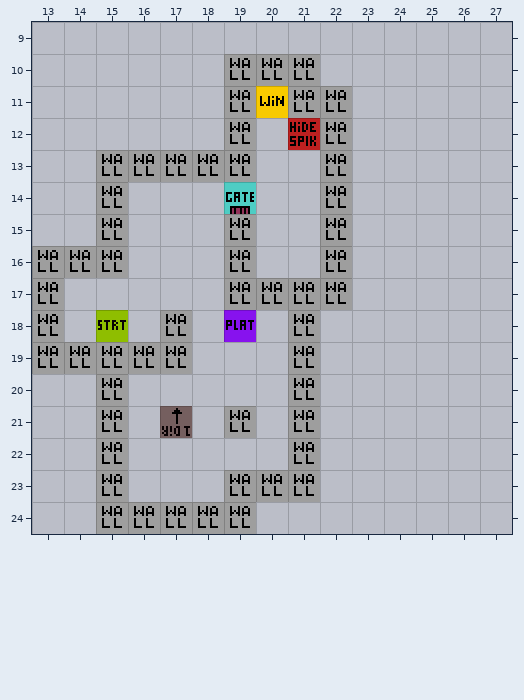
Two states of a Tiled map, assets/maps/chapters/Cave01/Cave01_Level03.tmx. The picture above was drawn from the file before the commit.
Cells are 16x16 px. Shown: x 13..27, y 9..24.
The result:
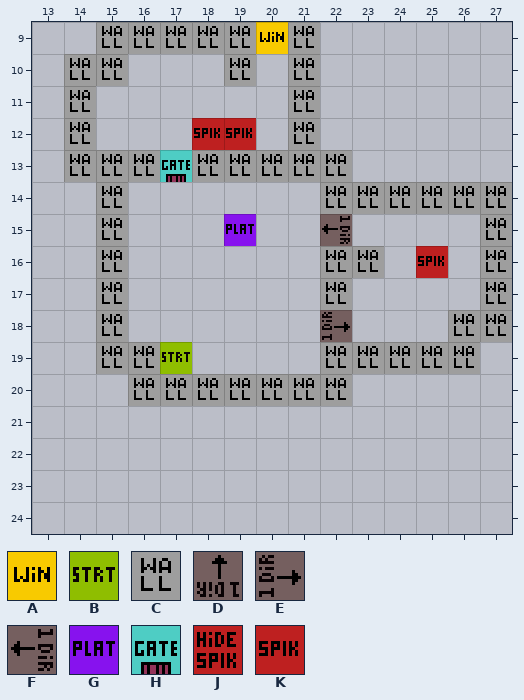
Key: from "GameplayTileset": A 0, B 1, C 2, D 3 turned 180, E 3 turned 270, F 3 turned 90, G 9, H 11, J 13, K 16.
_ is an empty cell.
Tiles replaced or removed in this view: A, B, C, D, G, H, J.
Edits made:
Changed rows in their new state; . is an unchanged cell.
Layer "Gameplay":
first column x 13:
 9 ..CCCCCAC......
10 .CC...._.......
11 .C....__._.....
12 .C...KK.C_.....
13 .C..H..CC......
14 ......_...CCCCC
15 ......G..F....C
16 __...._...C.K.C
17 _.C...___.....C
18 _.C._._._E...CC
19 __..B..._CCCCC.
20 .._CCCCC.C.....
21 .._._._._......
22 .._....._......
23 .._...___......
24 .._____........
Where, in picture pixels (left, top, right, bottom), the same in both pictures:
changed: (32, 22, 512, 534)
